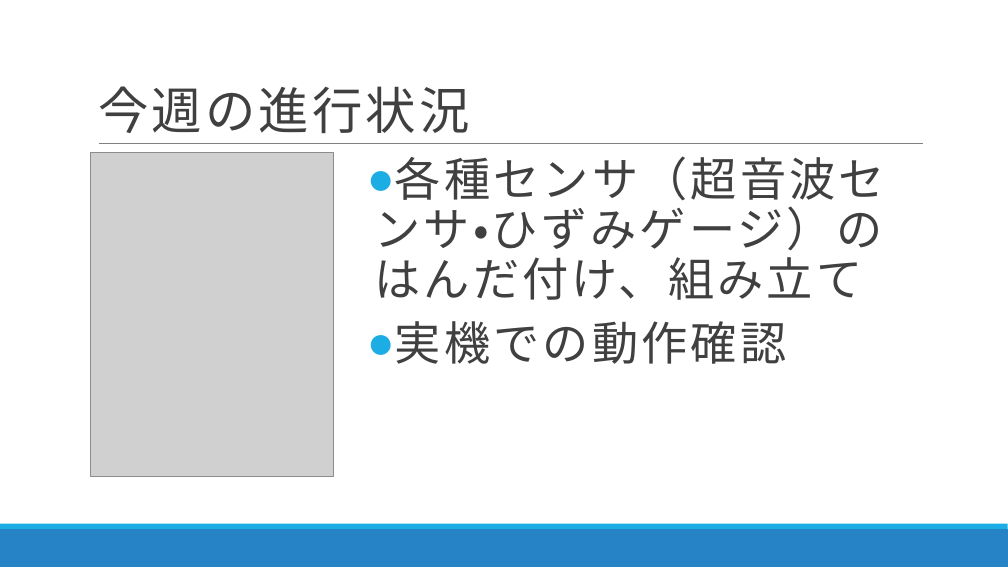
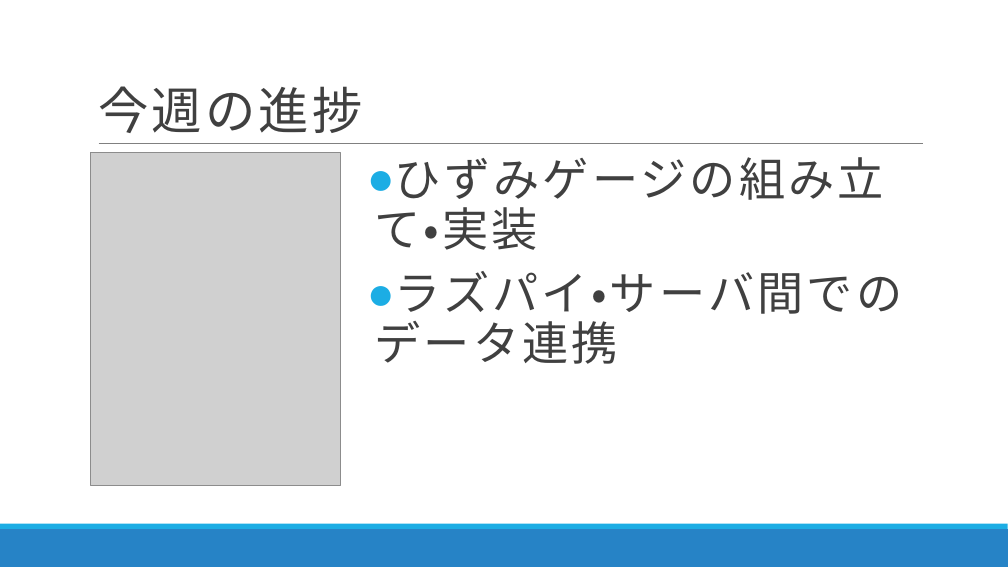
Before and after one commit to DJ956/YoloBarcodeReader, a slide deck: slide 5 of プレゼン/RapidCart20191202.pptx (slide 8 before the commit). Drawn at 1008x567 pixels with LibreOffice and Linux fonts; fonts in the diff are those of the drawing; grey boxes stand for pictures. Boxes give left, top, right and bottom in pixels: in the first picture for what was removed or moved away, otherwise in the second. Text is boxed around its words. In the diff, an @@ line names an element or a change of style, - is before the commit and + after.

```diff
--- a/プレゼン/RapidCart20191202.pptx
+++ b/プレゼン/RapidCart20191202.pptx
@@ title at <box>98,86,362,133</box>: text changed @@
-今週の進行状況
+今週の進捗
@@ picture at <box>91,153,340,485</box>: rotation 0 to 90 degrees @@
@@ text at <box>374,157,903,364</box>: text changed @@
-● 各種センサ（超音波センサ・ひずみゲージ）のはんだ付け、組み立て
-● 実機での動作確認
+● ひずみゲージの組み立て・実装
+● ラズパイ・サーバ間でのデータ連携
```
Also in this commit, not shown: 2 other slides changed, 2 slides added, 4 slides removed.
